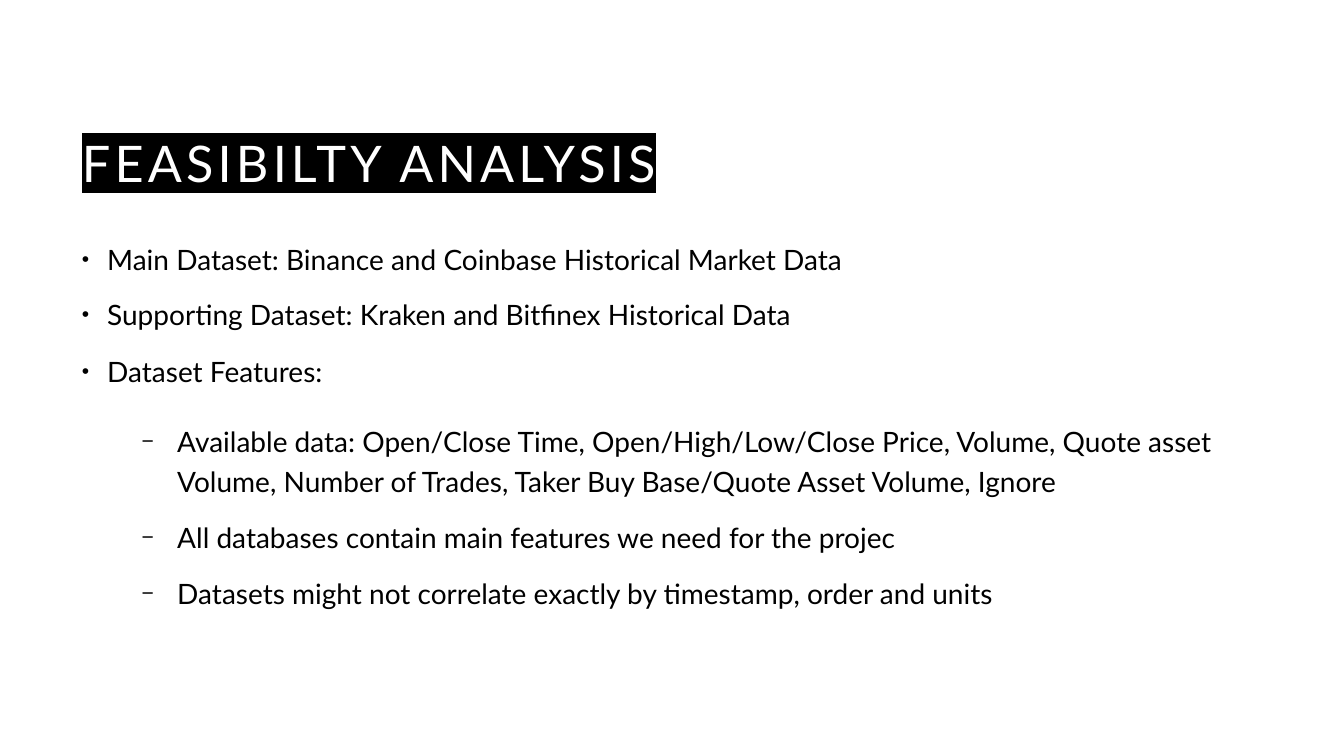
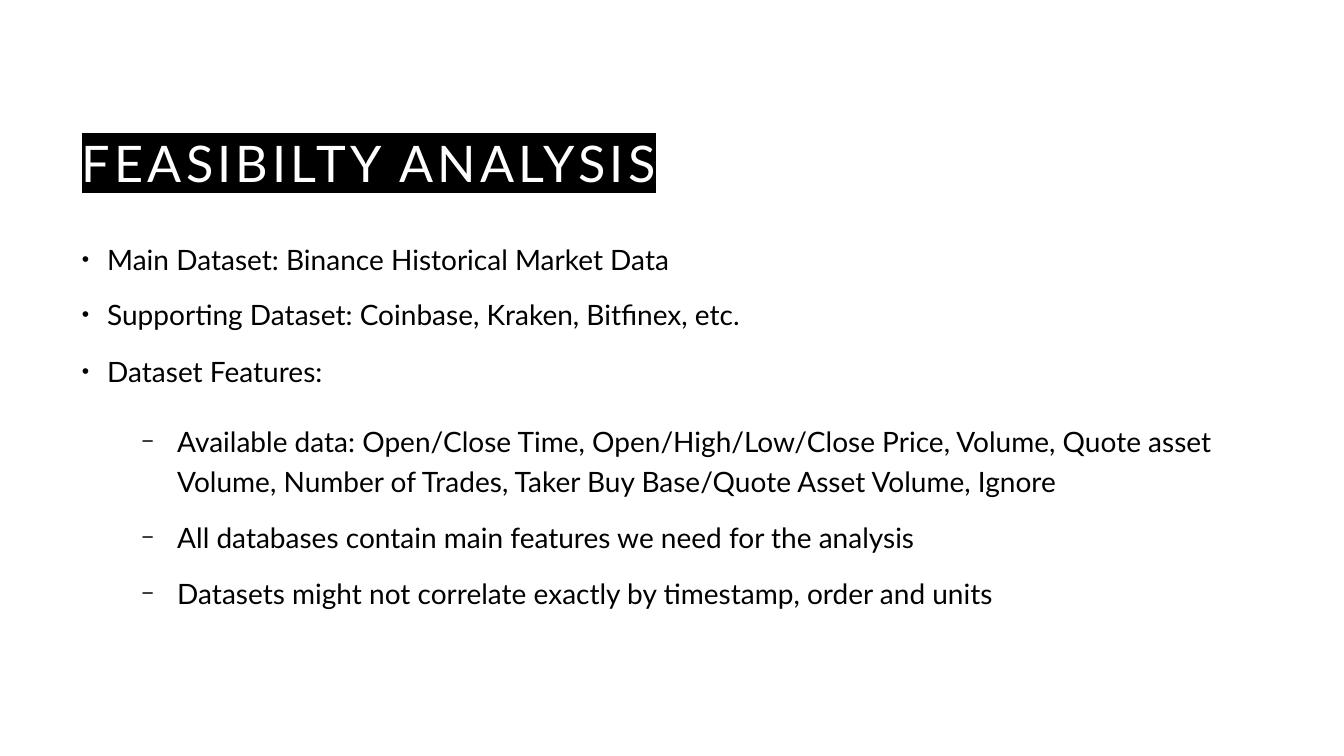
Before and after one commit to guyHarem/TAU_DS_Project, a slide deck: slide 11 of Presentations/DS-project-poc.pptx (slide 4 before the commit). Drawn at 1344x756 pixels with LibreOffice and Linux fonts; fonts in the diff are those of the drawing. Boxes give left, top, right and bottom in pixels: in the first picture for what was removed or moved away, otherwise in the second. Text is boxed around its words. In the diff, an @@ line names an element or a change of style, - is before the commit and + after.

```diff
--- a/Presentations/DS-project-poc.pptx
+++ b/Presentations/DS-project-poc.pptx
@@ text at <box>107,249,740,330</box>: text changed @@
-• Main Dataset: Binance and Coinbase Historical Market Data
-• Supporting Dataset: Kraken and Bitfinex Historical Data
+• Main Dataset: Binance Historical Market Data
+• Supporting Dataset: Coinbase, Kraken, Bitfinex, etc.
@@ text at <box>177,527,914,553</box>: text changed @@
-  − All databases contain main features we need for the projec
+  − All databases contain main features we need for the analysis
```
Also in this commit, not shown: 14 other slides changed, 3 slides added, 1 slide removed.
